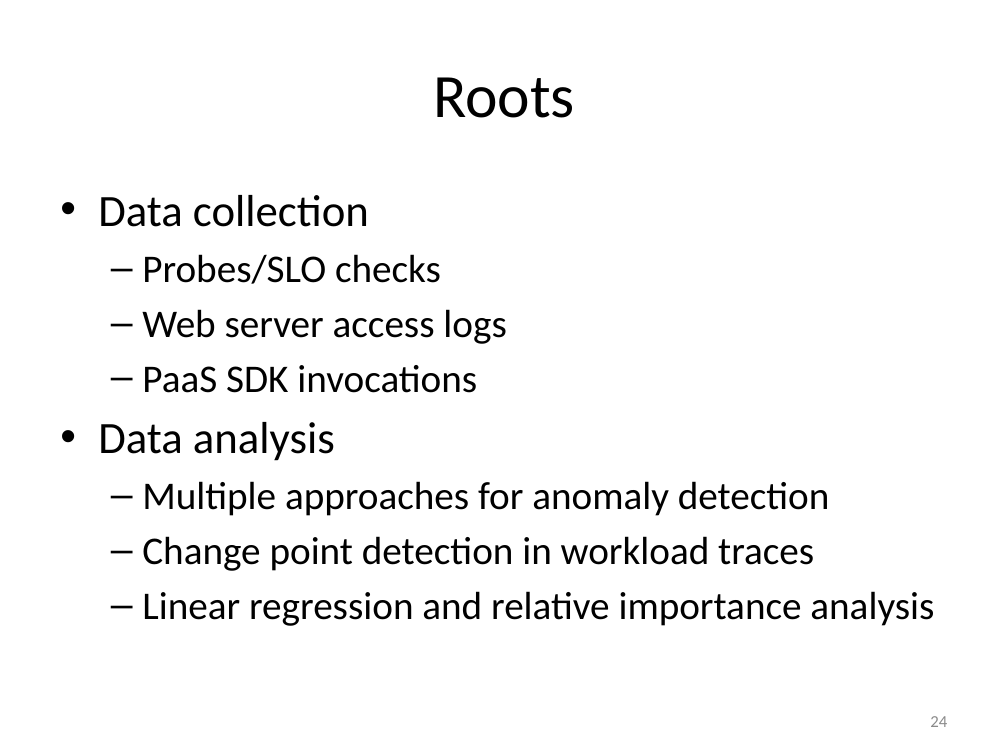
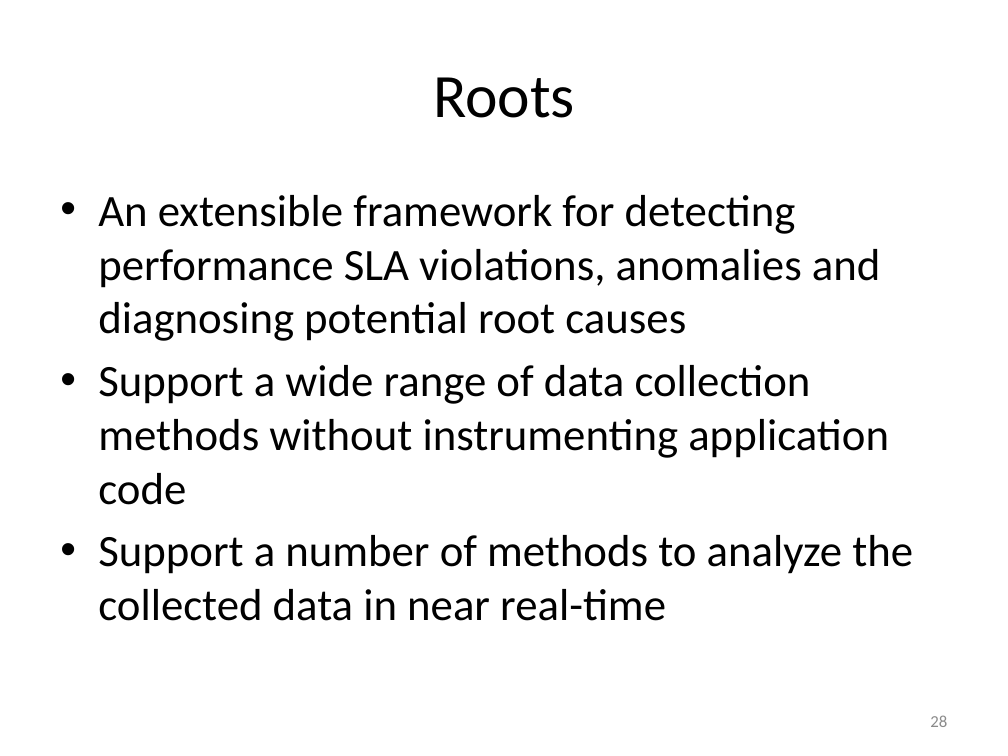
Before and after one commit to Dithn/eager-appscale, a slide deck: slide 28 of Eager/elk-experiment/appserver/system_design.pptx (slide 24 before the commit). Drawn at 1008x756 pixels with LibreOffice and Linux fonts; fonts in the diff are those of the drawing. Boxes give left, top, right and bottom in pixels: in the first picture for what was removed or moved away, otherwise in the second. Text is boxed around its words. In the diff, an @@ line names an element or a change of style, - is before the commit and + after.

```diff
--- a/Eager/elk-experiment/appserver/system_design.pptx
+++ b/Eager/elk-experiment/appserver/system_design.pptx
@@ text at <box>98,195,913,621</box>: text changed; size 28 to 32 pt @@
-• Data collection
-  – Probes/SLO checks
-  – Web server access logs
-  – PaaS SDK invocations
-• Data analysis
-  – Multiple approaches for anomaly detection
-  – Change point detection in workload traces
-  – Linear regression and relative importance analysis
+• An extensible framework for detecting performance SLA violations, anomalies and diagnosing potential root causes
+• Support a wide range of data collection methods without instrumenting application code
+• Support a number of methods to analyze the collected data in near real-time
@@ page number at <box>930,715,947,727</box>: text changed @@
-24
+28
```
Also in this commit, not shown: 9 other slides changed, 4 slides added.
